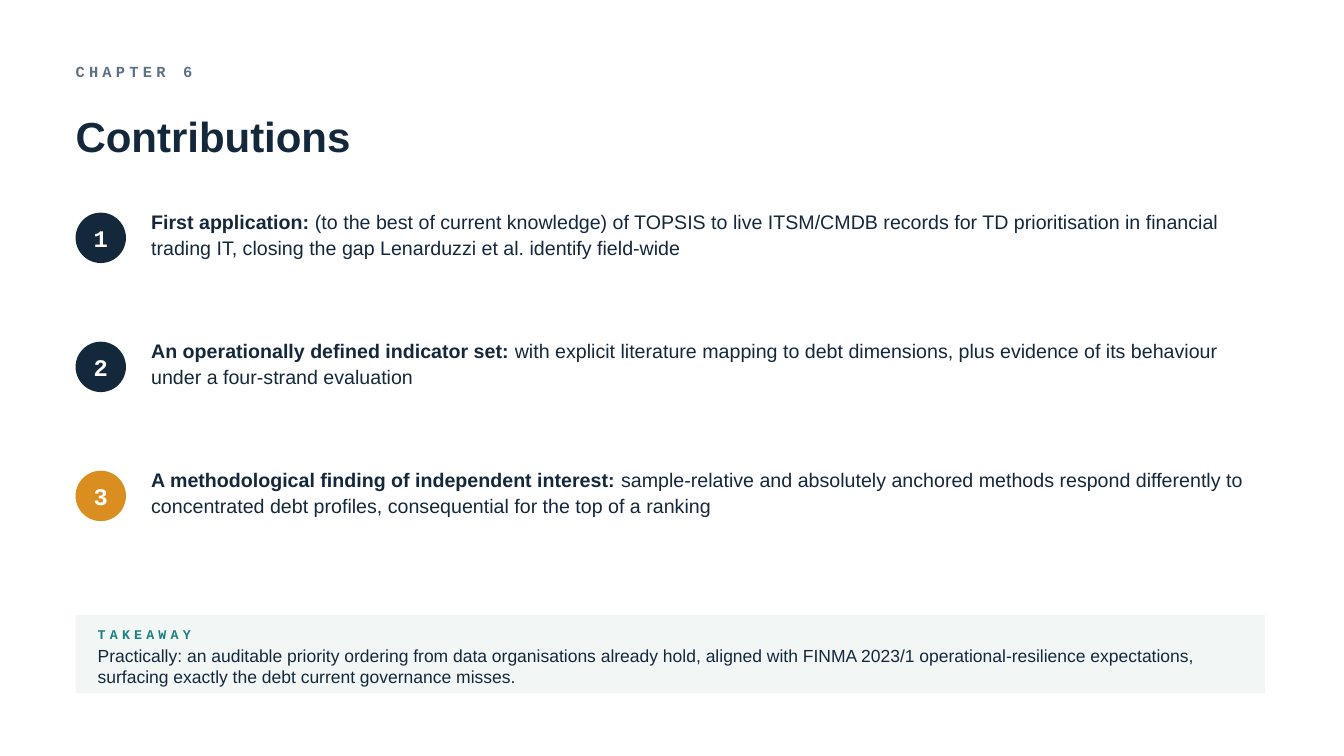
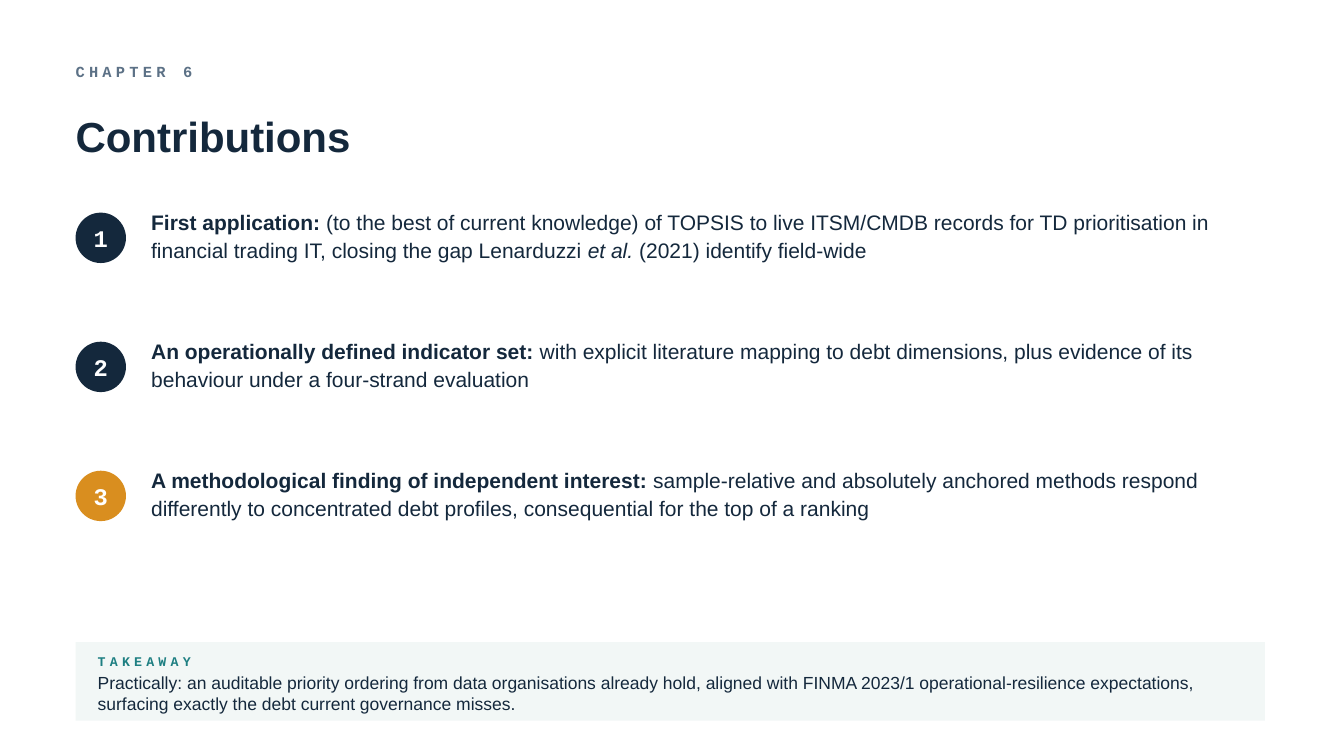
Before and after one commit to TobiZeier/MScProject, a slide deck: slide 15 of presentation/defense.pptx. Drawn at 1344x756 pixels with LibreOffice and Linux fonts; fonts in the diff are those of the drawing. Boxes give left, top, right and bottom in pixels: in the first picture for what was removed or moved away, otherwise in the second. Text is boxed around its words. In the diff, an @@ line names an element or a change of style, - is before the commit and + after.

```diff
--- a/presentation/defense.pptx
+++ b/presentation/defense.pptx
@@ text at box(151, 214, 1208, 263): text changed; size 14 to 15 pt @@
-First application: (to the best of current knowledge) of TOPSIS to live ITSM/CMDB records for TD prioritisation in financial trading IT, closing the gap Lenarduzzi et al. identify field-wide
+First application: (to the best of current knowledge) of TOPSIS to live ITSM/CMDB records for TD prioritisation in financial trading IT, closing the gap Lenarduzzi et al. (2021) identify field-wide
@@ text "An operationally defined indicator set: ..." at box(151, 343, 1192, 388): size 14 to 15 pt @@
@@ text "A methodological finding of independent ..." at box(151, 472, 1198, 521): size 14 to 15 pt @@
@@ rectangle: place and size @@
-rectangle at box(76, 615, 1265, 694)
+rectangle at box(76, 642, 1265, 721)
@@ text "TAKEAWAY": place and size @@
-text "TAKEAWAY" at box(98, 630, 191, 639)
+text "TAKEAWAY" at box(98, 657, 191, 666)
@@ text "Practically: an auditable priority ordering ...": place and size @@
-text "Practically: an auditable priority ordering ..." at box(98, 649, 1193, 687)
+text "Practically: an auditable priority ordering ..." at box(98, 676, 1193, 714)
```
Also in this commit, not shown: 15 other slides changed, 19 other files.
